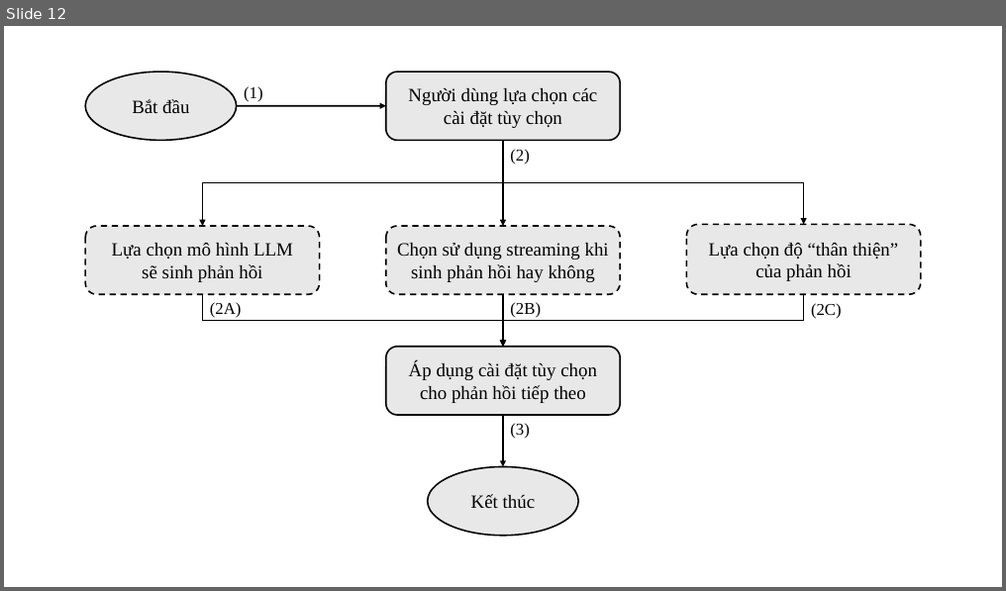
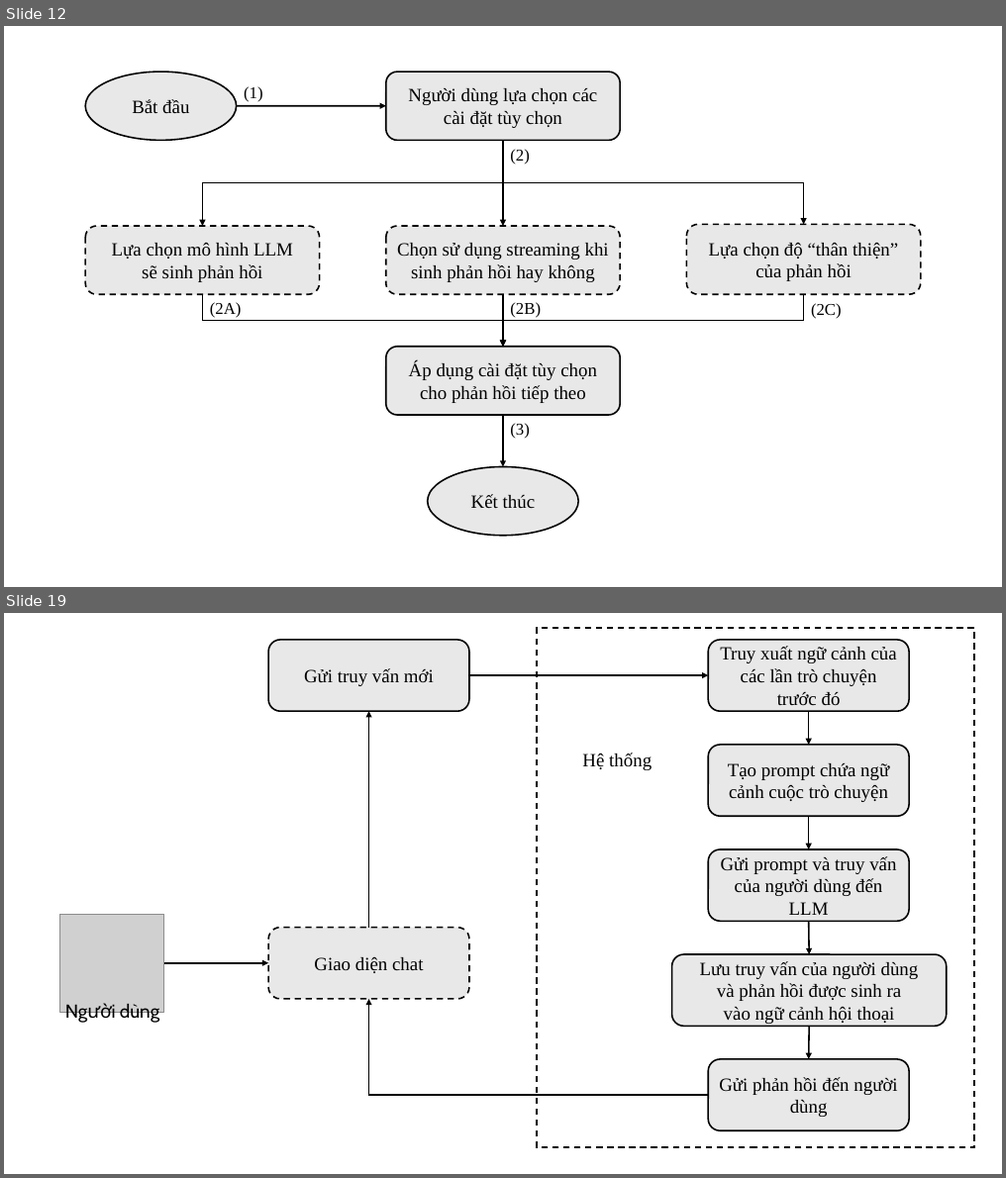
Before and after one commit to ngovanuc/Vietnamese_History_Chatbot, a slide deck: documents/hinh_ve_trong_cao_cao_do_an.pptx. Shown one above the other, each under a label of ours: slide 12 before the commit, slides 12 and 19 after it; the slides between them are not shown. The pictures are 1006x591 and 1006x1178 pixels, drawn with LibreOffice and Linux fonts; fonts in the diff are those of the drawing; grey boxes stand for pictures. Boxes give left, top, right and bottom in pixels: in the first picture for what was removed or moved away, otherwise in the second. Text is boxed around its words. In the diff, an @@ line names an element or a change of style, - is before the commit and + after.

```diff
--- a/documents/hinh_ve_trong_cao_cao_do_an.pptx
+++ b/documents/hinh_ve_trong_cao_cao_do_an.pptx
@@ slide 19 added at (4, 613, 1002, 1174), background #FFFFFF @@
@@ rounded rectangle added at (268, 640, 469, 712), fill #E8E8E8, outline #000000 1.5 pt, 18 pt, text #000000 @@
+Gửi truy vấn mới
@@ rectangle added at (537, 628, 975, 1148), outline #000000 1.5 pt dashed @@
@@ rounded rectangle added at (709, 640, 909, 712), fill #E8E8E8, outline #000000 1.5 pt, 18 pt, text #000000 @@
+Truy xuất ngữ cảnh của các lần trò chuyện trước đó
@@ arrow added from (469, 675) to (709, 675), #000000 1.5 pt @@
@@ arrow added from (369, 928) to (369, 711), #000000 1.5 pt @@
@@ arrow added from (809, 711) to (809, 745), #000000 1.5 pt @@
@@ text added at (582, 753, 651, 770), 18 pt, text #000000 @@
+Hệ thống
@@ rounded rectangle added at (709, 745, 909, 817), fill #E8E8E8, outline #000000 1.5 pt, 18 pt, text #000000 @@
+Tạo prompt chứa ngữ cảnh cuộc trò chuyện
@@ arrow added from (809, 816) to (809, 850), #000000 1.5 pt @@
@@ rounded rectangle added at (709, 850, 909, 922), fill #E8E8E8, outline #000000 1.5 pt, 18 pt, text #000000 @@
+Gửi prompt và truy vấn của người dùng đến LLM
@@ picture added at (59, 914, 164, 1012) @@
@@ rounded rectangle added at (268, 928, 469, 999), fill #E8E8E8, outline #000000 1.5 pt dashed, 18 pt, text #000000 @@
+Giao diện chat
@@ arrow added from (809, 922) to (810, 955), #000000 1.5 pt @@
@@ arrow added from (164, 963) to (268, 963), #000000 1.5 pt @@
@@ rounded rectangle added at (672, 955, 946, 1026), fill #E8E8E8, outline #000000 1.5 pt, 18 pt, text #000000 @@
+Lưu truy vấn của người dùng
+và phản hồi được sinh ra
+vào ngữ cảnh hội thoại
@@ text added at (120, 1004, 159, 1024), 18 pt, text #000000 @@
+Người dùng
@@ elbow arrow added from (709, 1095) to (369, 999), #000000 1.5 pt @@
@@ arrow added from (810, 1026) to (809, 1059), #000000 1.5 pt @@
@@ rounded rectangle added at (709, 1059, 909, 1131), fill #E8E8E8, outline #000000 1.5 pt, 18 pt, text #000000 @@
+Gửi phản hồi đến người dùng
```
Also in this commit, not shown: 1 slide changed, 7 other slides added, 1 other file.
